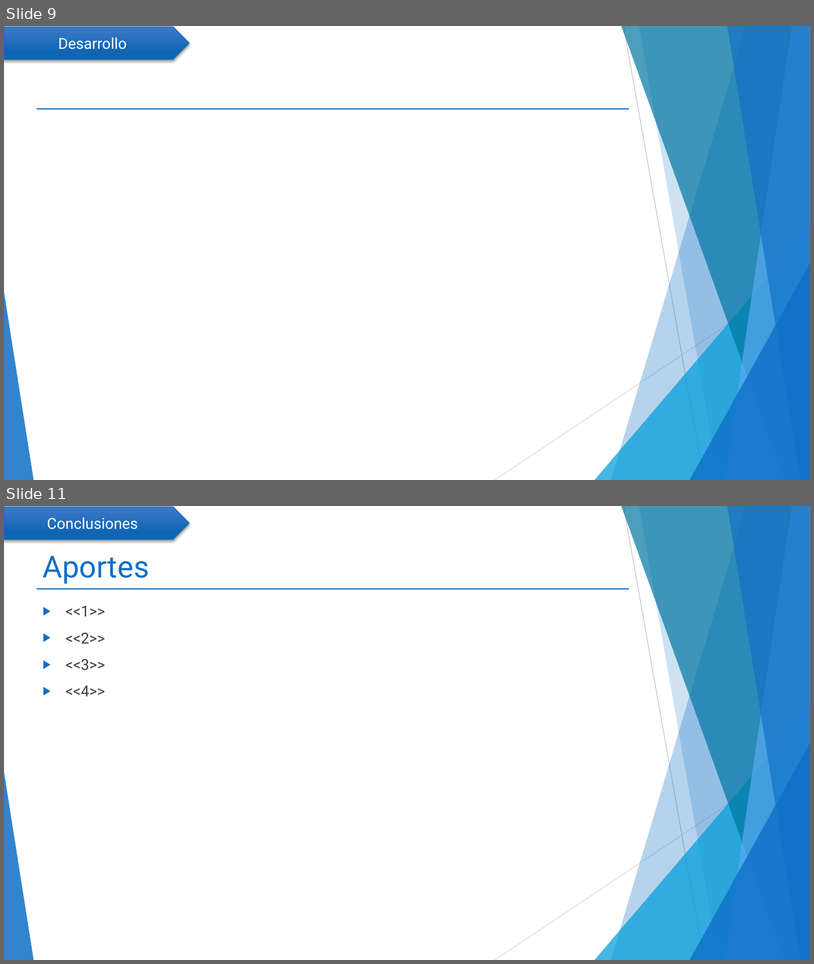
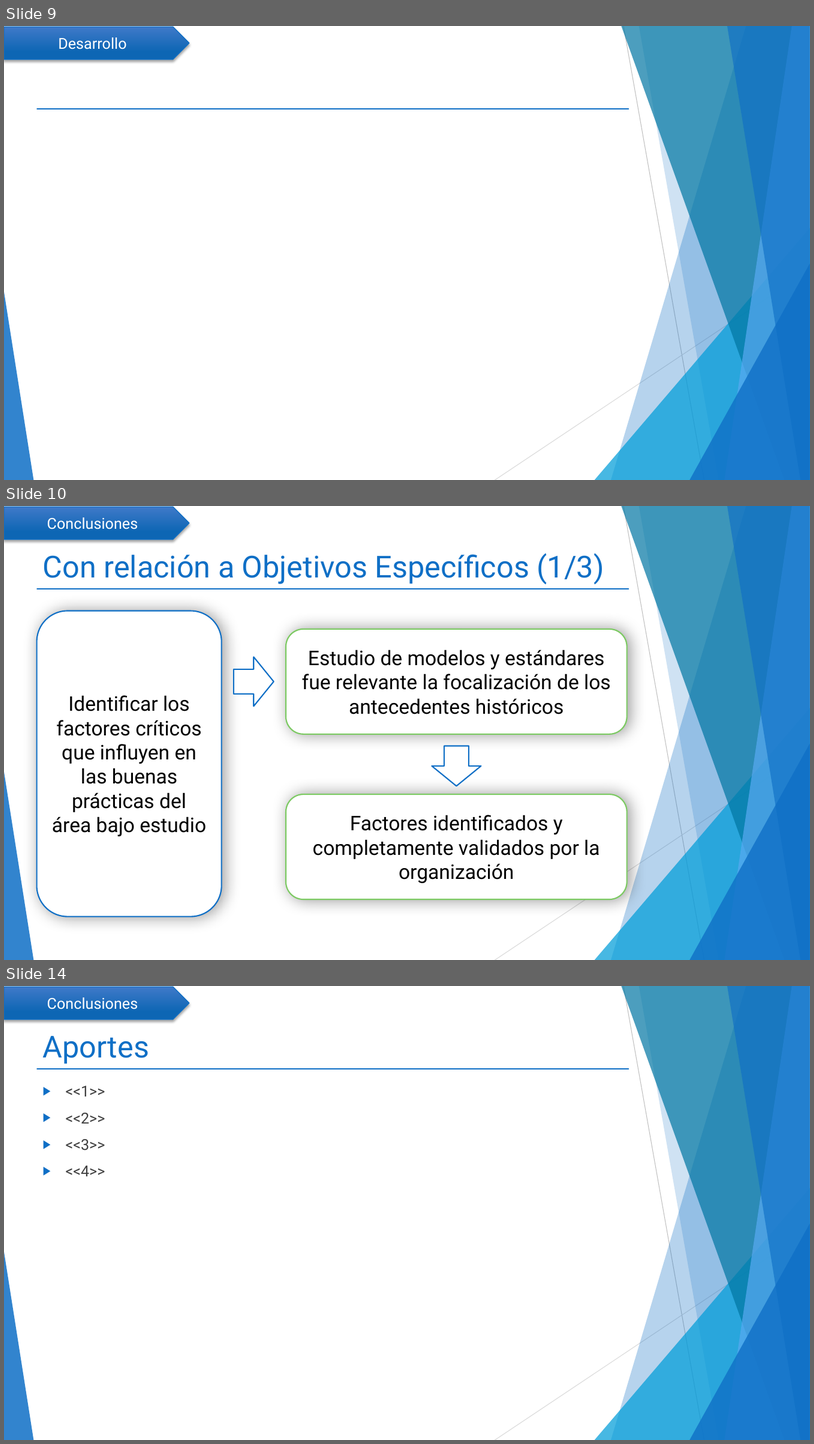
Before and after one commit to mcamara75/tituloUnap, a slide deck: 2018/TT IQQ 2018 Camara y Garay.pptx. Shown one above the other, each under a label of ours: slides 9 and 11 before the commit, slides 9, 10 and 14 after it; the slides between them are not shown. The pictures are 814x964 and 814x1444 pixels, drawn with LibreOffice and Linux fonts; fonts in the diff are those of the drawing. Boxes give left, top, right and bottom in pixels: in the first picture for what was removed or moved away, otherwise in the second. Text is boxed around its words. In the diff, an @@ line names an element or a change of style, - is before the commit and + after.

Commit message:
Se agregan láminas respecto a las conclusiones

```diff
--- a/2018/TT IQQ 2018 Camara y Garay.pptx
+++ b/2018/TT IQQ 2018 Camara y Garay.pptx
@@ slide 10 added at (4, 506, 810, 960), background #FFFFFF; not listed: 11 template elements that a slide beside it also shows @@
@@ pentagon arrow added at (4, 507, 189, 539), fill gradient #4079C9 to #0E66B5, outline #0F6FC6 1 pt, 18 pt, text #FFFFFF @@
+Conclusiones
@@ title added at (43, 553, 605, 585), 36 pt, text #0F6FC6 @@
+Con relación a Objetivos Específicos (1/3)
@@ rounded rectangle added at (36, 610, 222, 916), fill #FFFFFF, outline #0F6FC6 1.5 pt, 24 pt, text #000000 @@
+Identificar los factores críticos que influyen en las buenas prácticas del área bajo estudio
@@ rounded rectangle added at (286, 629, 627, 734), fill #FFFFFF, outline #7CCA62 1.5 pt, 24 pt, text #000000 @@
+Estudio de modelos y estándares fue relevante la focalización de los antecedentes históricos
@@ right arrow added at (234, 657, 274, 706), fill #FFFFFF, outline #0F6FC6 1.5 pt @@
@@ right arrow added at (432, 746, 481, 786), fill #FFFFFF, outline #0F6FC6 1.5 pt @@
@@ rounded rectangle added at (286, 794, 627, 899), fill #FFFFFF, outline #7CCA62 1.5 pt, 24 pt, text #000000 @@
+Factores identificados y completamente validados por la organización
@@ what was slide 11 is now slide 14 @@
```
Also in this commit, not shown: 3 other slides added, 1 slide removed.
